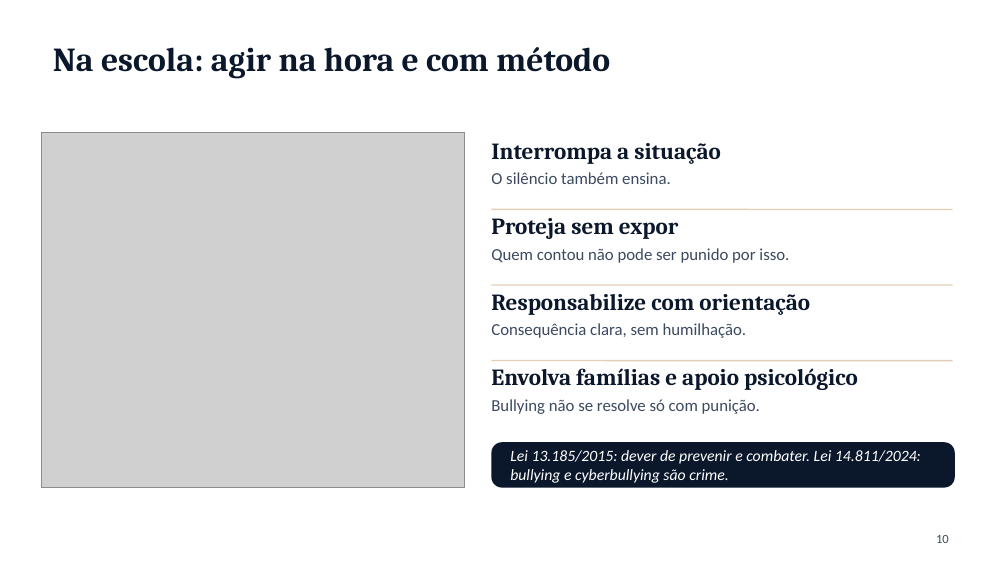
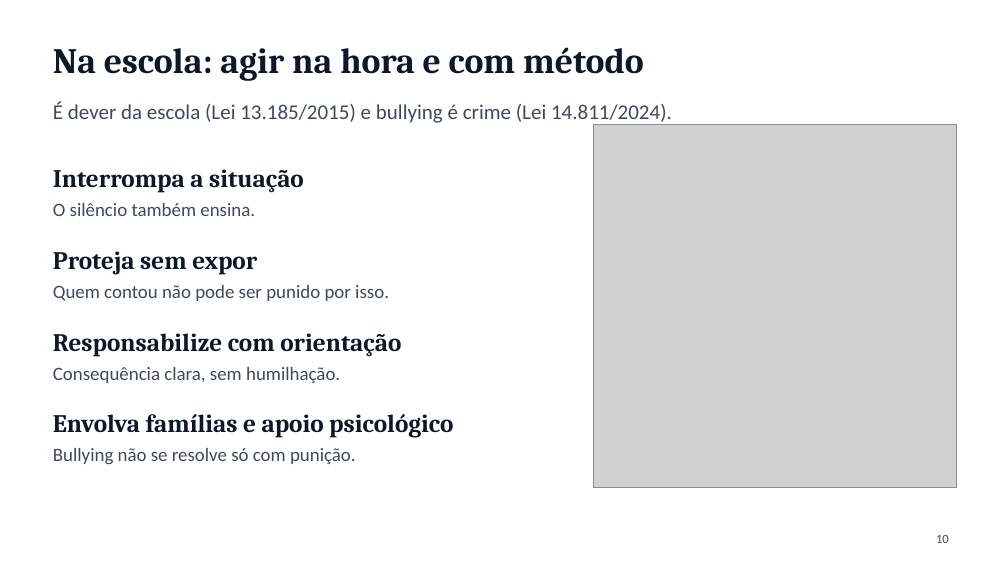
Before and after one commit to ebarroso12/ocorpoexplica, a slide deck: slide 10 of apresentacoes/bullying-saude-mental-escola.pptx. Drawn at 1008x567 pixels with LibreOffice and Linux fonts; fonts in the diff are those of the drawing; grey boxes stand for pictures; background and template pictures are left out. Boxes give left, top, right and bottom in pixels: in the first picture for what was removed or moved away, otherwise in the second. Text is boxed around its words. In the diff, an @@ line names an element or a change of style, - is before the commit and + after.

```diff
--- a/apresentacoes/bullying-saude-mental-escola.pptx
+++ b/apresentacoes/bullying-saude-mental-escola.pptx
@@ title "Na escola: agir na hora ..." at [53,47,644,81]: size 32 to 34 pt @@
@@ text added at [53,101,672,125], 20 pt, text #3C4A60 @@
+É dever da escola (Lei 13.185/2015) e bullying é crime (Lei 14.811/2024).
@@ picture removed at [42,132,465,488] @@
@@ picture added at [594,125,957,488] @@
@@ text "Interrompa a situação": place and size @@
-text "Interrompa a situação" at [491,143,721,164]
+text "Interrompa a situação" at [53,169,304,193]
@@ text "O silêncio também ensina.": place and size @@
-text "O silêncio também ensina." at [491,172,671,184]
+text "O silêncio também ensina." at [53,203,255,216]
@@ line removed from (492, 209) to (953, 209) @@
@@ text "Proteja sem expor": place and size @@
-text "Proteja sem expor" at [491,218,678,239]
+text "Proteja sem expor" at [53,251,257,275]
@@ text "Quem contou não pode ser ...": place and size @@
-text "Quem contou não pode ser ..." at [491,248,789,263]
+text "Quem contou não pode ser ..." at [53,285,389,301]
@@ line removed from (492, 285) to (953, 285) @@
@@ text "Responsabilize com orientação": place and size @@
-text "Responsabilize com orientação" at [491,294,810,315]
+text "Responsabilize com orientação" at [53,333,401,357]
@@ text "Consequência clara, sem humilhação.": place and size @@
-text "Consequência clara, sem humilhação." at [491,323,746,338]
+text "Consequência clara, sem humilhação." at [53,367,340,383]
@@ line removed from (492, 361) to (953, 361) @@
@@ size 22 to 24 pt in 4 elements at [53,169,304,193], [53,251,257,275], [53,333,401,357], [53,414,453,438] @@
@@ text "Envolva famílias e apoio psicológico": place and size @@
-text "Envolva famílias e apoio psicológico" at [491,368,858,390]
+text "Envolva famílias e apoio psicológico" at [53,414,453,438]
@@ size 16 to 18 pt in 4 elements at [53,203,255,216], [53,285,389,301], [53,367,340,383], [53,448,356,464] @@
@@ text "Bullying não se resolve só ...": place and size @@
-text "Bullying não se resolve só ..." at [491,399,760,414]
+text "Bullying não se resolve só ..." at [53,448,356,464]
@@ rounded rectangle removed at [492,442,955,488] @@
@@ text removed at [510,450,921,483] @@
-Lei 13.185/2015: dever de prevenir e combater. Lei 14.811/2024: bullying e cyberbullying são crime.
```
Also in this commit, not shown: 12 other slides changed, 8 other files.
